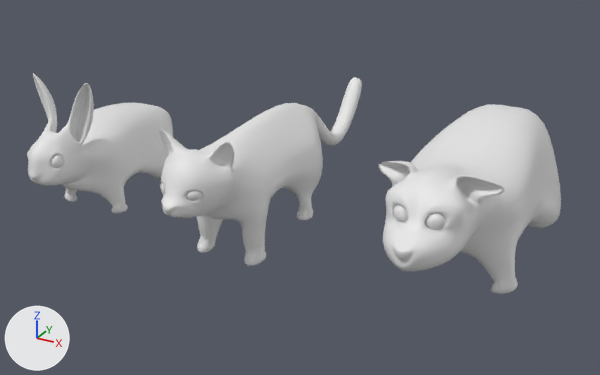
The glTF model assets/animals.gltf as it was, and as the next commit left it.
Camera for both pictures: a 50 mm camera at (8.39, -14.26, 7.31) aimed at (0.23, 0.57, -0.1). Every picture has the same lights, and +X, +Y and +Z are marked at lower left. Vertices at the same position are counted once.

In view in the first picture: 'Bunny', 'Kitty', 'Puppy'.
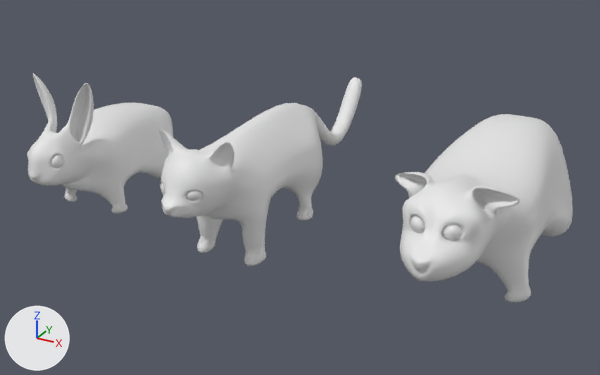
Location of each change, [x1, y1, x2, y2] in pixels of the pictures (600 x 375 px):
'Puppy', moved: before [379, 104, 561, 294]; after [395, 114, 573, 302]

What changed in the scene script:
```text
Change me_mesh_002:
    where me_mesh_002.from_pydata(...)  # 1946 vertices, 3888 faces; spans x -1.43..1.43, y -4.17..2.42, z -1.69..1.18
    used by ob_puppy; location = (4.16, 0.9, 0.83)
    me_mesh_002 part 1: the whole mesh is moved by (0.07, -1.04, -0.34)
Change ob_puppy:
    ob_puppy.location: (4.16, 0.9, 0.83) -> (4.3, 2.2, 0.91)
```
